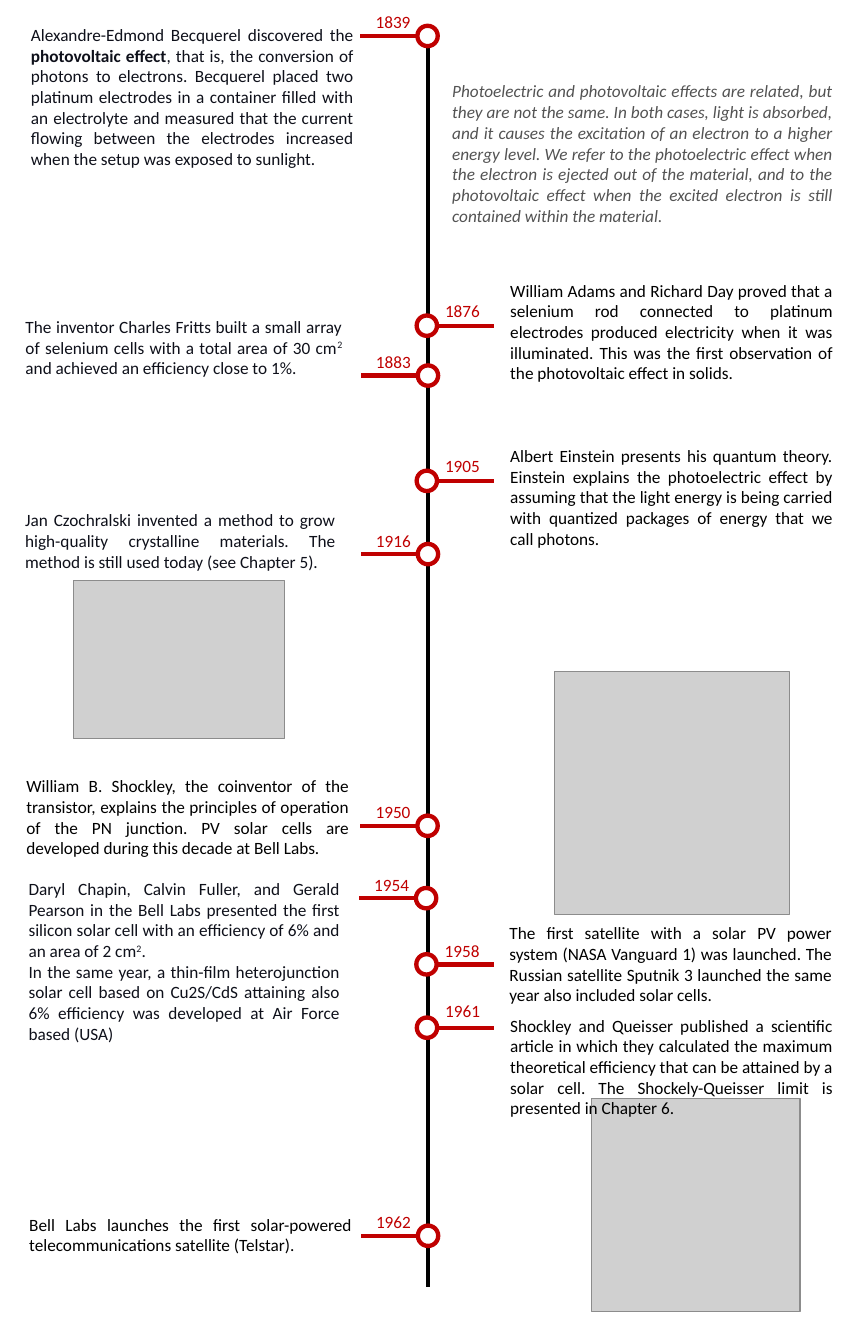
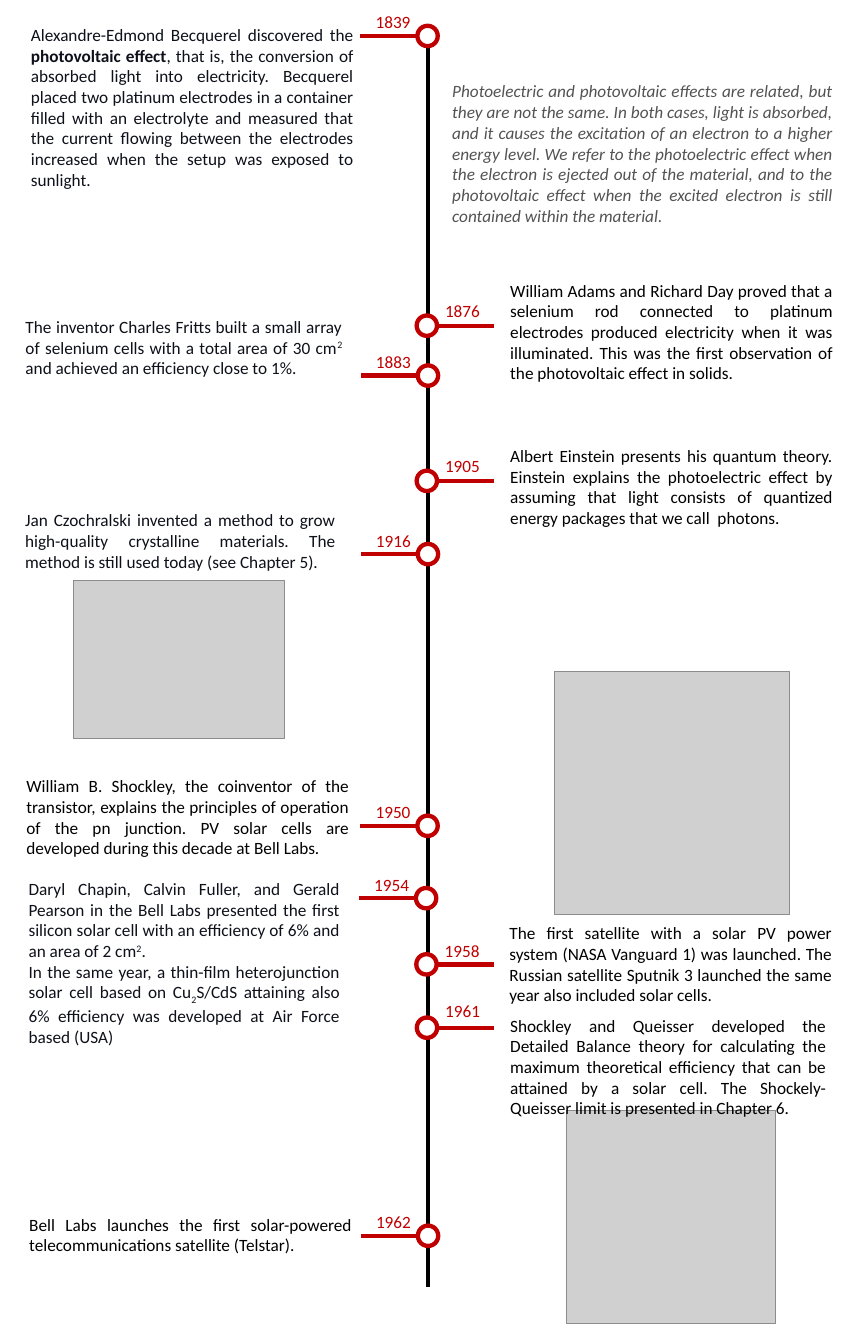
Before and after one commit to martavp/pv-textbook, a slide deck: slide 1 of Figures/Chapter_01/drawings/Fig_PV_history.pptx. Drawn at 855x1344 pixels with LibreOffice and Linux fonts; fonts in the diff are those of the drawing; grey boxes stand for pictures; background and template pictures are left out. Boxes give left, top, right and bottom in pixels: in the first picture for what was removed or moved away, otherwise in the second. Text is boxed around its words. In the diff, an @@ line names an element or a change of style, - is before the commit and + after.

```diff
--- a/Figures/Chapter_01/drawings/Fig_PV_history.pptx
+++ b/Figures/Chapter_01/drawings/Fig_PV_history.pptx
@@ text at (31, 29, 353, 189): text changed @@
-Alexandre-Edmond Becquerel discovered the photovoltaic effect, that is, the conversion of photons to electrons. Becquerel placed two platinum electrodes in a container filled with an electrolyte and measured that the current flowing between the electrodes increased when the setup was exposed to sunlight.
+Alexandre-Edmond Becquerel discovered the photovoltaic effect, that is, the conversion of absorbed light into electricity. Becquerel placed two platinum electrodes in a container filled with an electrolyte and measured that the current flowing between the electrodes increased when the setup was exposed to sunlight.
@@ text at (510, 450, 833, 527): text changed @@
-Albert Einstein presents his quantum theory. Einstein explains the photoelectric effect by assuming that the light energy is being carried with quantized packages of energy that we call photons.
+Albert Einstein presents his quantum theory. Einstein explains the photoelectric effect by assuming that light consists of quantized energy packages that we call photons.
@@ text at (26, 780, 349, 857): text changed @@
-William B. Shockley, the coinventor of the transistor, explains the principles of operation of the PN junction. PV solar cells are developed during this decade at Bell Labs.
+William B. Shockley, the coinventor of the transistor, explains the principles of operation of the pn junction. PV solar cells are developed during this decade at Bell Labs.
@@ text at (29, 966, 340, 1045): now subscript in "Cu2S/CdS" @@
@@ text at (510, 1020, 826, 1119): text changed @@
-Shockley and Queisser published a scientific article in which they calculated the maximum theoretical efficiency that can be attained by a solar cell. The Shockely-Queisser limit is presented in Chapter 6.
+Shockley and Queisser developed the Detailed Balance theory for calculating the maximum theoretical efficiency that can be attained by a solar cell. The Shockely-Queisser limit is presented in Chapter 6.
@@ picture: place and size @@
-picture at (591, 1098, 800, 1311)
+picture at (567, 1109, 775, 1322)
```
Also in this commit, not shown: 1 other slide changed, 1 other file.
